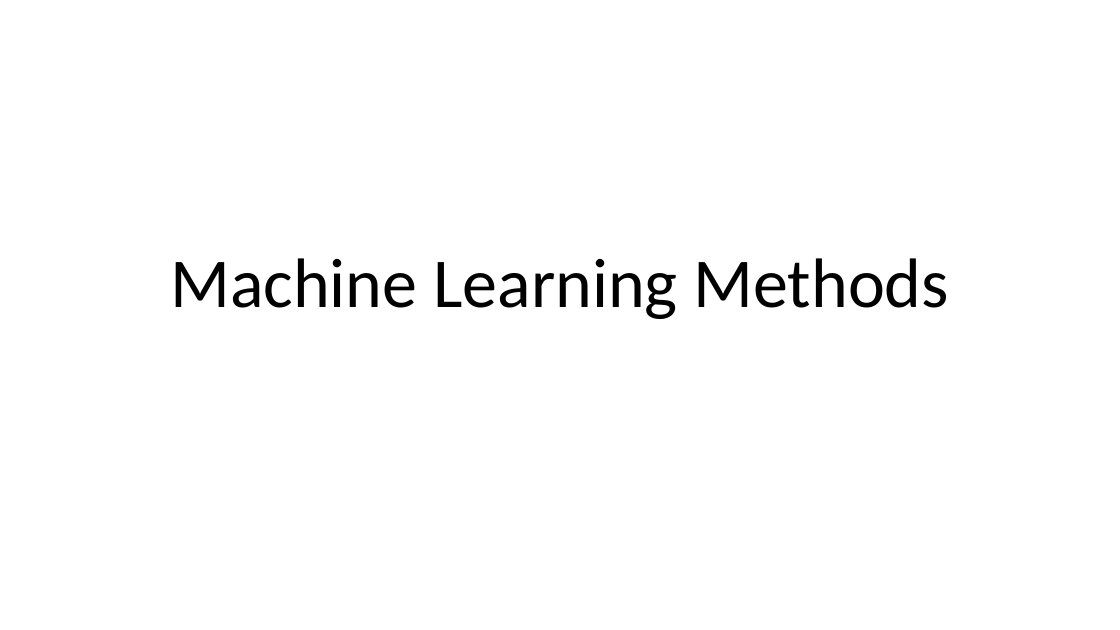
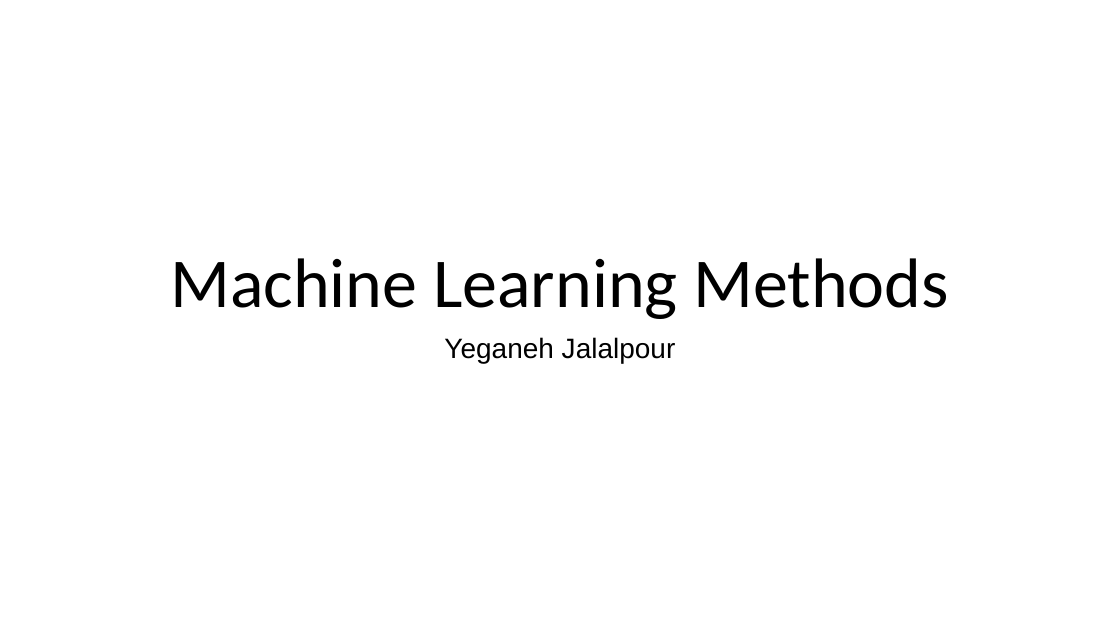
Before and after one commit to pdx-cs-ai/classical-ai-notes, a slide deck: slide 1 of 07-ml/07-2-mlmethods.pptx. Drawn at 1120x630 pixels with LibreOffice and Linux fonts; fonts in the diff are those of the drawing. Boxes give left, top, right and bottom in pixels: in the first picture for what was removed or moved away, otherwise in the second. Text is boxed around its words. In the diff, an @@ line names an element or a change of style, - is before the commit and + after.

Commit message:
tweaked methods slides

```diff
--- a/07-ml/07-2-mlmethods.pptx
+++ b/07-ml/07-2-mlmethods.pptx
@@ subtitle added at box(444, 337, 676, 364), 24 pt, text #000000 @@
+Yeganeh Jalalpour
```
Also in this commit, not shown: 2 other files.
